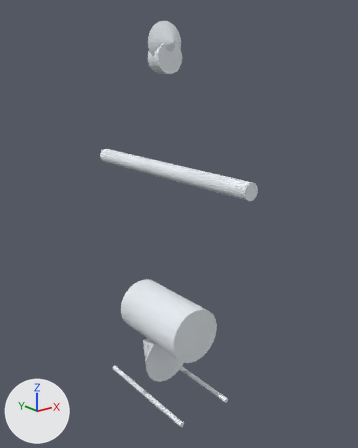
An edit to the glTF model presentation/models/V-400_Anode_O2_Degasser.glb, drawn before and after from the same camera.
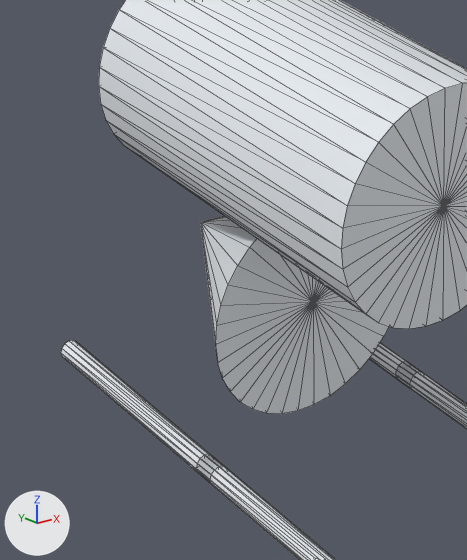
There are two pictures of each version: one whole from a 50 mm lens placed at (-4.58, -6.04, 5.85), pointed at (0.15, -0.13, 3.49), one close up on the part from 28% to 56% of the width and 65% to 92% of the height. The lights are fixed; the arrows at lower left show +X, +Y and +Z. The first two pictures are the older version. The close-ups show mesh edges as thin lines.

Names of what the first close-up shows: 'geometry_0'.
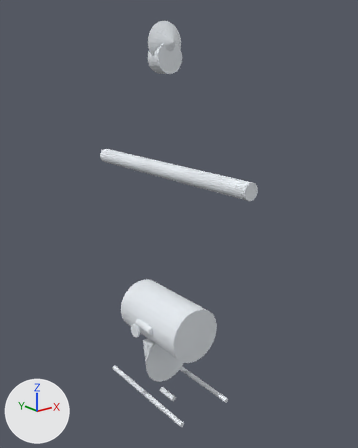
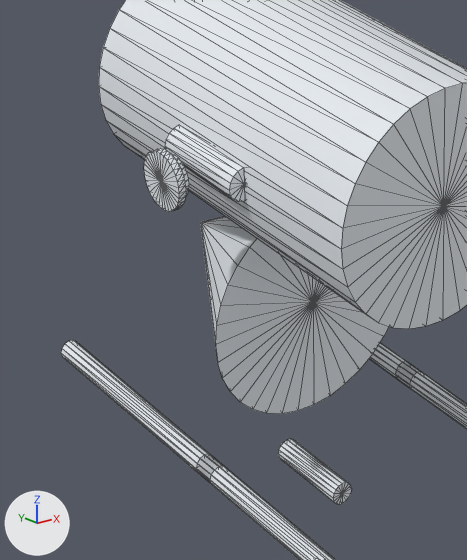
Diff of the bpy script that builds the scene:
```diff
--- a/presentation/models/V-400_Anode_O2_Degasser.glb.py
+++ b/presentation/models/V-400_Anode_O2_Degasser.glb.py
@@ me_geometry_0 @@
 # used by ob_geometry_0; location = (0.0, 0.0, 0.0)
-me_geometry_0.from_pydata(...)  # 342 vertices, 648 faces; spans x -0.52..0.52, y -1.8..1.8, z 0.49..6.5
+me_geometry_0.from_pydata(...)  # 526 vertices, 1000 faces; spans x -0.67..0.52, y -1.8..1.8, z 0.25..6.5
+# me_geometry_0 part 1: a new loose piece, a 16-sided cylinder along y spanning x -0.51..-0.38, y -0.2..0.2, z 1.74..1.87, in mat_defaultmaterial
+# me_geometry_0 part 2: a new loose piece, a 32-sided cylinder along x spanning x -0.665..-0.635, y -0.11..0.11, z 1.69..1.91, in mat_defaultmaterial
+# me_geometry_0 part 3: a new loose piece, a 24-sided cylinder along x spanning x -0.65..-0.605, y -0.084..0.084, z 1.716..1.884, in mat_defaultmaterial
+# me_geometry_0 part 4: a new loose piece, a 16-sided cylinder along y spanning x -0.045..0.045, y -0.175..0.175, z 0.255..0.345, in mat_defaultmaterial
 me_geometry_0.materials.append(mat_defaultmaterial)
```

Location of each change, (x1, y1, x2, y2) in pixels of the close-ups (467 x 560 px):
part 1 of me_geometry_0, added: after (165, 125, 246, 202)
part 2 of me_geometry_0, added: after (144, 148, 186, 212)
part 3 of me_geometry_0, added (mostly hidden): after (171, 153, 189, 196)
part 4 of me_geometry_0, added: after (278, 439, 351, 505)
